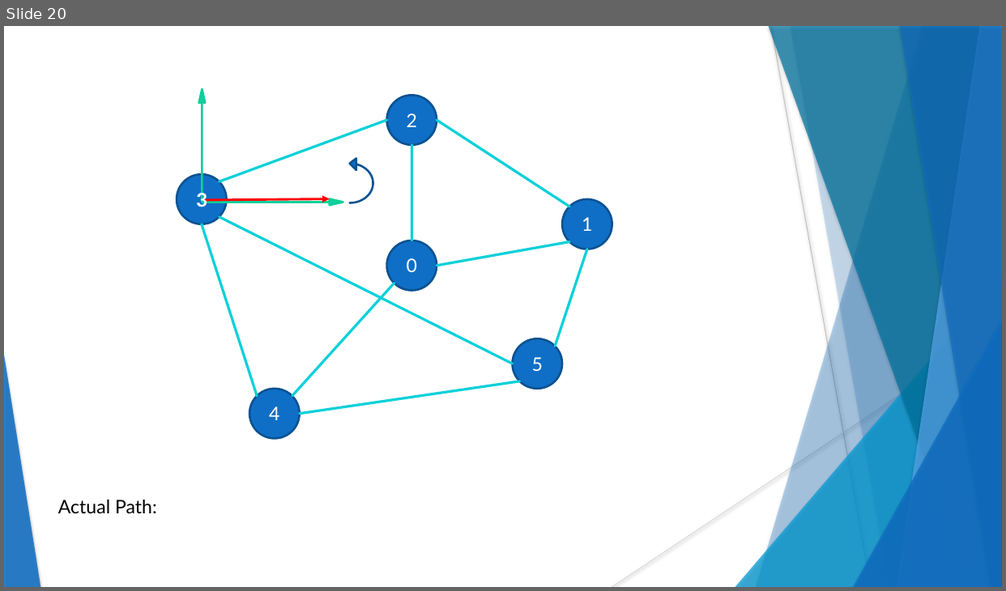
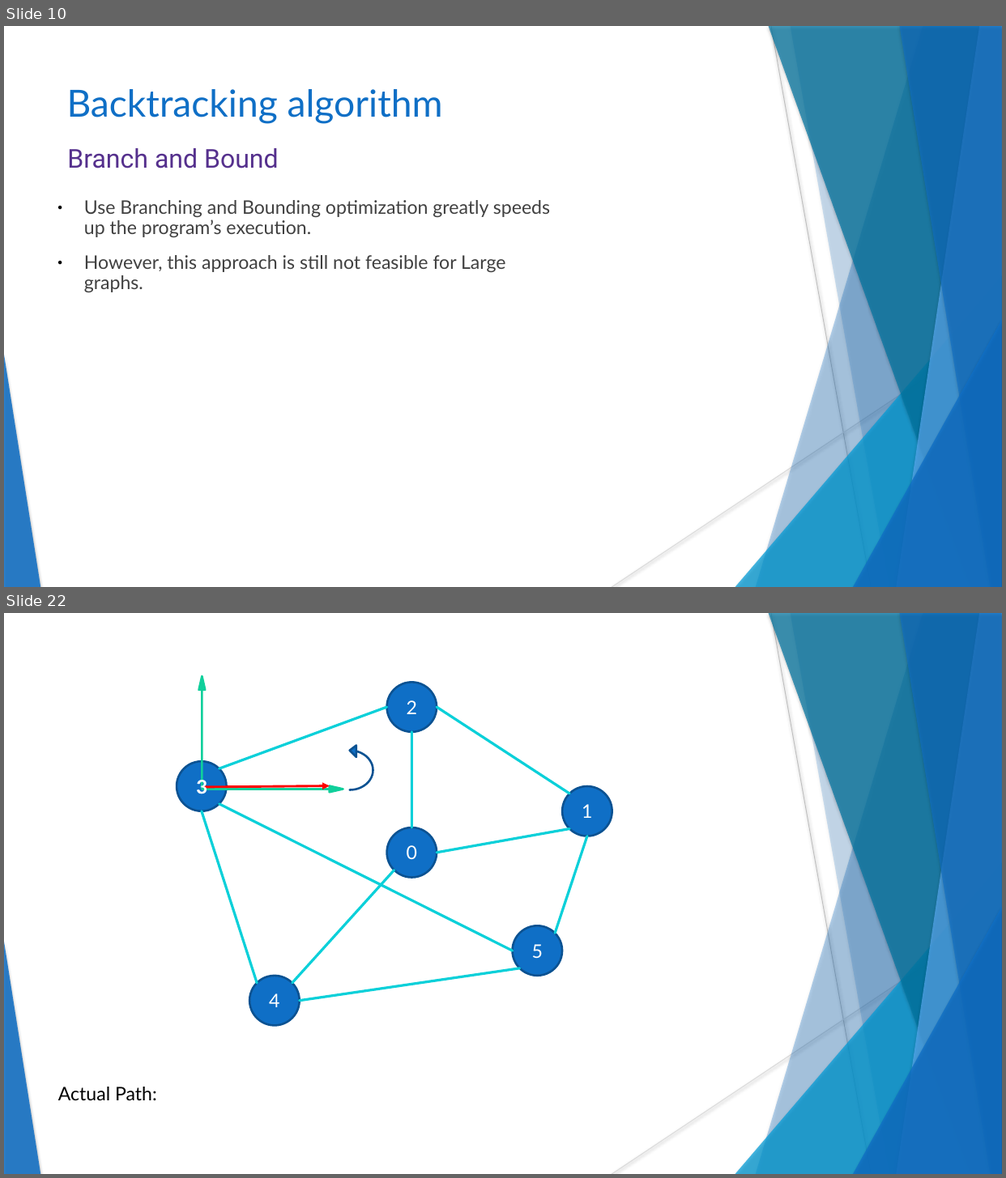
Before and after one commit to Spleentery/DA_TSP_Project-2, a slide deck: docs/Project 2.pptx. Shown one above the other, each under a label of ours: slide 20 before the commit, slides 10 and 22 after it; the slides between them are not shown. The pictures are 1006x591 and 1006x1178 pixels, drawn with LibreOffice and Linux fonts; fonts in the diff are those of the drawing. Boxes give left, top, right and bottom in pixels: in the first picture for what was removed or moved away, otherwise in the second. Text is boxed around its words. In the diff, an @@ line names an element or a change of style, - is before the commit and + after.

```diff
--- a/docs/Project 2.pptx
+++ b/docs/Project 2.pptx
@@ slide 10 added at <box>4,26,1002,587</box>, background #FFFFFF; not listed: 10 template elements that a slide beside it also shows @@
@@ title added at <box>67,89,443,124</box>, 36 pt, text #0F6FC6 @@
+Backtracking algorithm
@@ text added at <box>67,148,279,169</box>, 25 pt, text #55308D @@
+Branch and Bound
@@ text added at <box>84,200,550,292</box>, 18 pt, text #404040 @@
+● Use Branching and Bounding optimization greatly speeds up the program’s execution.
+● However, this approach is still not feasible for Large graphs.
@@ what was slide 20 is now slide 22 @@
```
Also in this commit, not shown: 5 slides changed, 2 other slides added.
